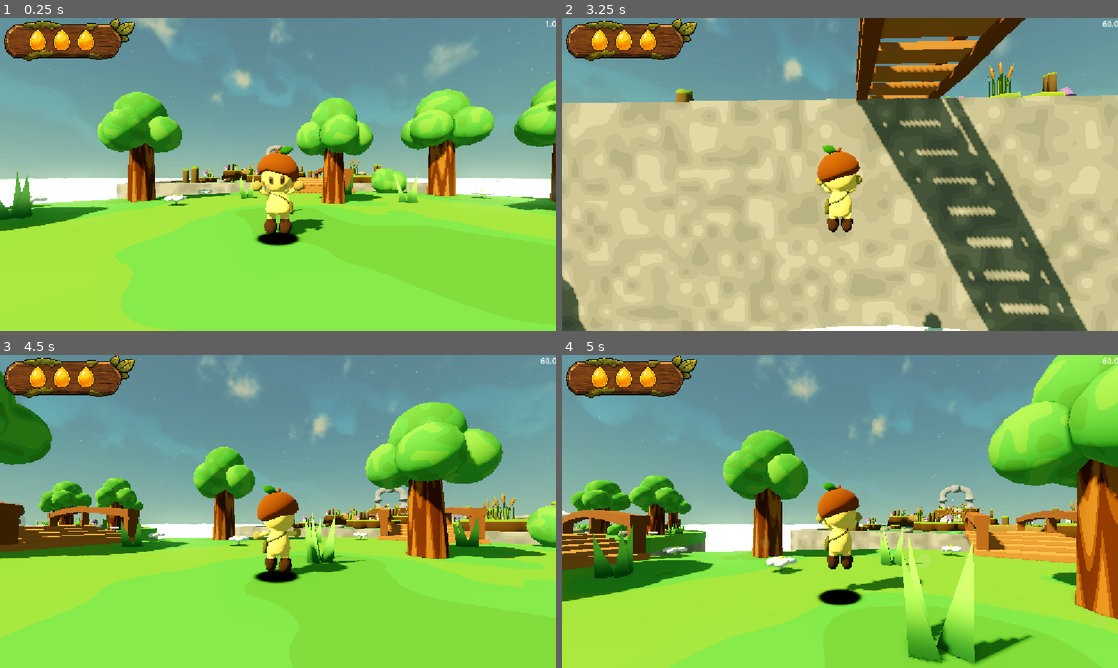
Above: before the commit, frames 1-4 (two rows, left to right).
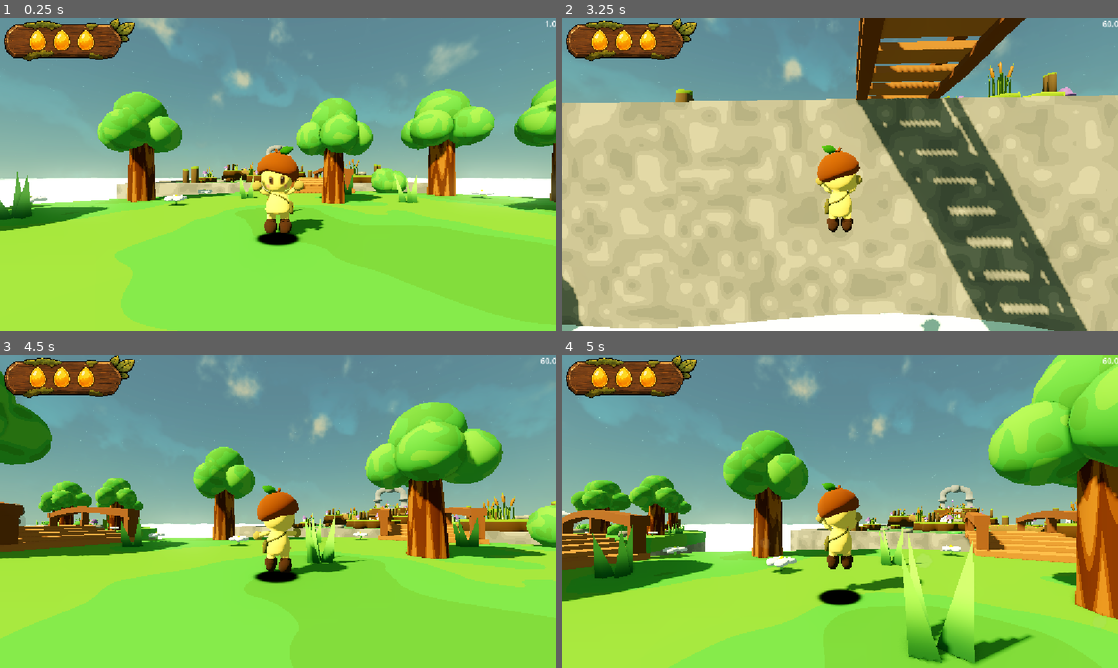
Above: after the commit, the same moments.

Repository: Dempsey845/the-courier
Game: Godot game, scene res://World/world.tscn
Two runs of this game, one before a commit and one after it. Both use one fixed random seed, a clock stepped at 60 frames per second and the inputs below. The engine's default icon, where the game draws it, is replaced by a stand-in: a white triangle on a blue panel in a dark square.
Inputs (mouse positions are in pixels of both pictures, inside the frame that each line leads up to):
- Up to frame 1 (0.25 s): no input
- Up to frame 2 (3.25 s): tap Enter at 0.5 s; move the mouse to (867, 174) at 0.52 s; hold W (move_forward) from 0.53 s (still down); click (867, 174) at 0.6 s; tap Space (jump) at 0.77, 1.52, 3.02 s; move the mouse to (812, 174) at 1.27 s; tap Tab (camera_switch) at 1.35 s; move the mouse to (851, 168) at 2.02 s; tap E (interact) at 2.1 s; move the mouse to (834, 180) at 2.77 s; click (834, 180) at 2.85 s
- Up to frame 3 (4.5 s): keep holding W (move_forward); move the mouse to (316, 514) at 3.52 s; tap Tab (camera_switch) at 3.6 s; tap Space (jump) at 3.77 s; tap R (reload) at 4.15 s; move the mouse to (233, 508) at 4.27 s; tap E (interact) at 4.35 s
- Up to frame 4 (5 s): keep holding W (move_forward); tap Space (jump) at 4.52 s

The runs differ from the first frame. In frame 1, less than 0.1% of the frame differs, in the area x 0-100%, y 50-54%; in frame 2, 2.4%, in the area x 0-89%, y 94-100%; in frame 3, less than 0.1%; in frame 4, less than 0.1%.

Commit message:
Added a killbox to the world.

Diff:
--- a/Enemies/ForestGuardian/forest_guardian.tscn
+++ b/Enemies/ForestGuardian/forest_guardian.tscn
@@ -58,7 +58,7 @@
 
 [node name="Health" type="Node" parent="Hurtbox" unique_id=1523041646]
 script = ExtResource("6_mjxf1")
-max_health = 8
+max_health = 15
 metadata/_custom_type_script = "uid://dn5b8er116luc"
 
 [node name="CollisionShape3D" type="CollisionShape3D" parent="Hurtbox" unique_id=244786428]
--- a/World/world.tscn
+++ b/World/world.tscn
@@ -41,6 +41,7 @@
 [ext_resource type="PackedScene" uid="uid://covfywbn4sacp" path="res://World/Environment/Bodies/Formations/rock_formation.tscn" id="36_or3hn"]
 [ext_resource type="PackedScene" uid="uid://btq4lttb40s54" path="res://World/Environment/Bodies/Formations/rock_formation_tall.tscn" id="37_6gebr"]
 [ext_resource type="PackedScene" uid="uid://cwyd6pgq7feqp" path="res://World/bridge.tscn" id="40_yxuth"]
+[ext_resource type="Script" uid="uid://deroukfpp2mia" path="res://Components/hitbox.gd" id="42_s5cut"]
 
 [sub_resource type="ShaderMaterial" id="ShaderMaterial_syi77"]
 shader = ExtResource("5_3ql07")
@@ -124,6 +125,8 @@
 adjustment_contrast = 1.08
 adjustment_saturation = 1.12
 
+[sub_resource type="WorldBoundaryShape3D" id="WorldBoundaryShape3D_xrivr"]
+
 [sub_resource type="StandardMaterial3D" id="StandardMaterial3D_yfuda"]
 shading_mode = 0
 albedo_color = Color(0.23921569, 0.16078432, 0.047058824, 1)
@@ -131,6 +134,9 @@
 [sub_resource type="PlaneMesh" id="PlaneMesh_13qdw"]
 material = SubResource("StandardMaterial3D_yfuda")
 size = Vector2(1500, 1500)
+
+[sub_resource type="ConvexPolygonShape3D" id="ConvexPolygonShape3D_s5cut"]
+points = PackedVector3Array(-750, 0, -750, -750, 0, 750, 750, 0, -750, 750, 0, 750)
 
 [sub_resource type="NavigationMesh" id="NavigationMesh_13qdw"]
 vertices = PackedVector3Array(-4.5189514, 3.7999878, -161.13007, -1.0189514, 3.7999878, -161.63007, -2.5189514, 3.79998 …(75019 unchanged characters)…
@@ -977,9 +983,27 @@
 shadow_enabled = true
 shadow_blur = 1.5
 
-[node name="MeshInstance3D" type="MeshInstance3D" parent="." unique_id=586377615]
-transform = Transform3D(1, 0, 0, 0, 1, 0, 0, 0, 1, 0, -78.90001, 0)
+[node name="Killbox" type="Area3D" parent="." unique_id=2041837588]
+collision_layer = 128
+collision_mask = 16
+script = ExtResource("42_s5cut")
+damage = 10
+metadata/_custom_type_script = "uid://deroukfpp2mia"
+
+[node name="CollisionShape3D" type="CollisionShape3D" parent="Killbox" unique_id=1397579317]
+transform = Transform3D(1, 0, 0, 0, 1, 0, 0, 0, 1, 0, -19.965439, 0)
+shape = SubResource("WorldBoundaryShape3D_xrivr")
+
+[node name="StaticBody3D" type="StaticBody3D" parent="." unique_id=351833196]
+transform = Transform3D(1, 0, 0, 0, 1, 0, 0, 0, 1, 0, -18.5, 0)
+
+[node name="MeshInstance3D" type="MeshInstance3D" parent="StaticBody3D" unique_id=586377615]
+transform = Transform3D(1, 0, 0, 0, 1, 0, 0, 0, 1, 0, -1.8042145, 0)
 mesh = SubResource("PlaneMesh_13qdw")
+
+[node name="CollisionShape3D" type="CollisionShape3D" parent="StaticBody3D" unique_id=366610177]
+transform = Transform3D(1, 0, 0, 0, 1, 0, 0, 0, 1, 0, -1.7550964, 0)
+shape = SubResource("ConvexPolygonShape3D_s5cut")
 
 [node name="NavigationRegion3D" type="NavigationRegion3D" parent="." unique_id=44607026]
 navigation_mesh = SubResource("NavigationMesh_13qdw")
@@ -1691,7 +1715,7 @@
 transform = Transform3D(-4.371139e-08, 0, 1, 0, 1, 0, -1, 0, -4.371139e-08, -175, 11, -18.6)
 
 [node name="WaterPlane" type="MeshInstance3D" parent="." unique_id=1970470784 node_paths=PackedStringArray("target")]
-transform = Transform3D(1, 0, 0, 0, 1, 0, 0, 0, 1, 0, -15.6, 0)
+transform = Transform3D(1, 0, 0, 0, 1, 0, 0, 0, 1, 0, -14.749102, 0)
 cast_shadow = 0
 extra_cull_margin = 10.0
 mesh = SubResource("PlaneMesh_xrivr")
